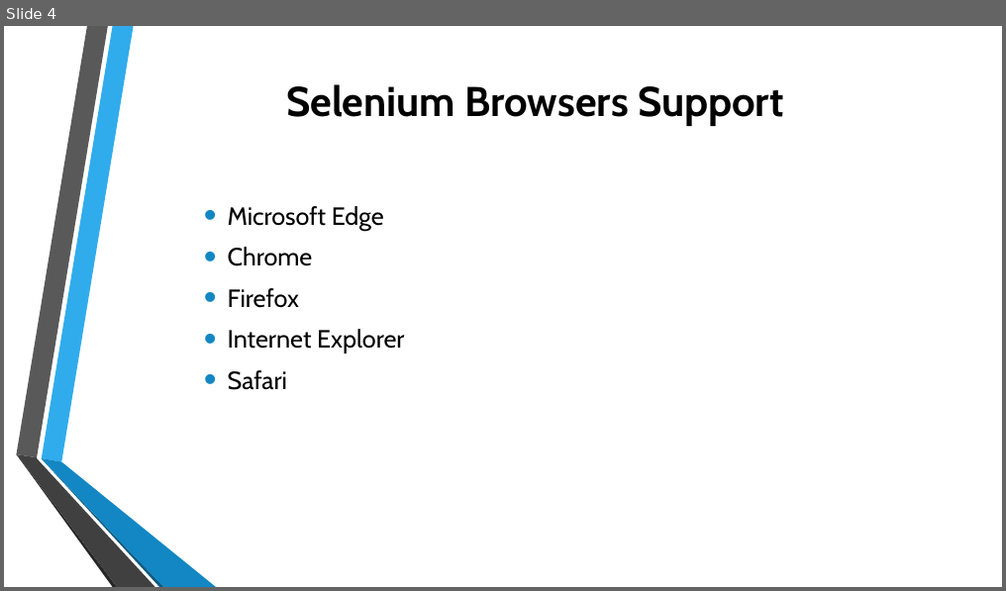
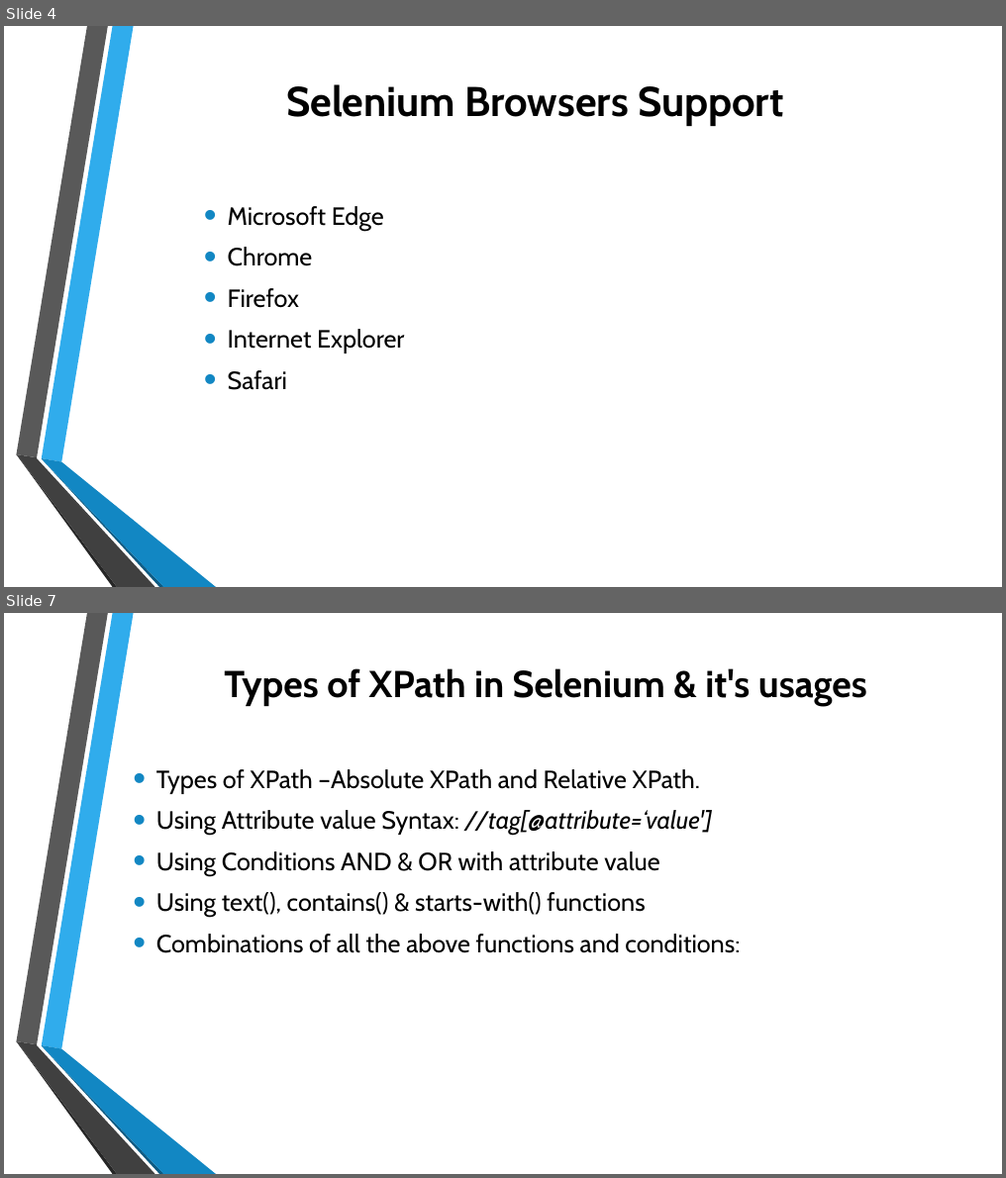
Before and after one commit to Pammugs/PyselAutomation, a slide deck: Selenium pytest framework.pptx. Shown one above the other, each under a label of ours: slide 4 before the commit, slides 4 and 7 after it; the slides between them are not shown. The pictures are 1006x591 and 1006x1178 pixels, drawn with LibreOffice and Linux fonts; fonts in the diff are those of the drawing; background and template pictures are left out. Boxes give left, top, right and bottom in pixels: in the first picture for what was removed or moved away, otherwise in the second. Text is boxed around its words. In the diff, an @@ line names an element or a change of style, - is before the commit and + after.

```diff
--- a/Selenium pytest framework.pptx
+++ b/Selenium pytest framework.pptx
@@ slide 7 added at (x1=4, y1=613, x2=1002, y2=1174), background picture (left out); not listed: 6 template elements that a slide beside it also shows @@
@@ title added at (x1=224, y1=668, x2=867, y2=706), 36 pt, text #000000, bold @@
+Types of XPath in Selenium & it's usages
@@ text added at (x1=156, y1=769, x2=740, y2=954), 24 pt, text #000000 @@
+• Types of XPath –Absolute XPath and Relative XPath.
+• Using Attribute value Syntax: //tag[@attribute=‘value']
+• Using Conditions AND & OR with attribute value
+• Using text(), contains() & starts-with() functions
+• Combinations of all the above functions and conditions:
```
Also in this commit, not shown: 5 slides changed, 1 other slide added.
